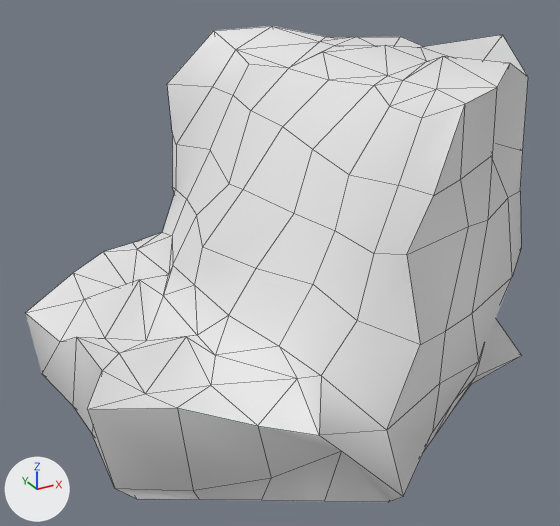
Renders of the FBX model Assets/Land/Cliff.fbx from each side of a commit.
One viewpoint serves both versions: a camera (50 mm lens) standing at (-1.55, -2.93, 2.1) and looking at (0.02, -0.08, 0.68). The lights are fixed; the arrows at lower left show +X, +Y and +Z. Mesh edges are drawn as thin lines. Where no turn or scale is listed for an object, it has been applied to the vertices.

Script lines for the objects in view, before the commit:
```python
me_cylinder_001 = bpy.data.meshes.new('Cylinder.001')
me_cylinder_001.from_pydata(...)  # 185 vertices, 218 faces; spans x -1.04..1.07, y -1.18..1.16, z 0.0..1.66
ob_surface = bpy.data.objects.new('Surface', me_cylinder_001)
ob_surface.location = (0.0, 0.0, 0.0)
```
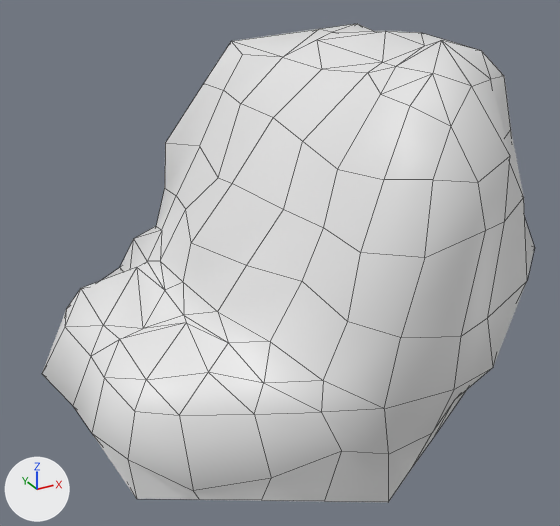
The edits, one by one:
me_cylinder_001 is used by ob_surface; location (0.0, 0.0, 0.0).
me_cylinder_001 had 185 vertices, 218 faces and spanned x -1.04..1.07, y -1.18..1.16, z 0.0..1.66.
me_cylinder_001 now has 185 vertices, 218 faces and spans x -1.03..1.12, y -1.06..1.06, z 0.0..1.68.
me_cylinder_001 part 1: 142 of 185 vertices moved; they spanned x -1.04..1.07, y -1.18..1.16, z 0.16..1.66 and now span x -0.9..1.12, y -1.06..1.06, z 0.19..1.68; mean shift (0.0, 0.0, 0.01); largest move (-0.05, -1.18, 1.34) -> (0.11, -0.98, 1.31).
me_cylinder_001 part 2: edges marked sharp go from 44 to 2.

Changed parts and their boxes [x1, y1, x2, y2] in the pictures (560 x 526 px; the box of a moved part takes in the faces that stretch with it):
'Surface', reshaped, shading changed: before [26, 26, 528, 502]; after [42, 24, 535, 502]
part 1 of me_cylinder_001, moved or reshaped: before [26, 26, 528, 502]; after [42, 24, 535, 502]
part 2 of me_cylinder_001, shading changed: [194, 392, 465, 501] in both
